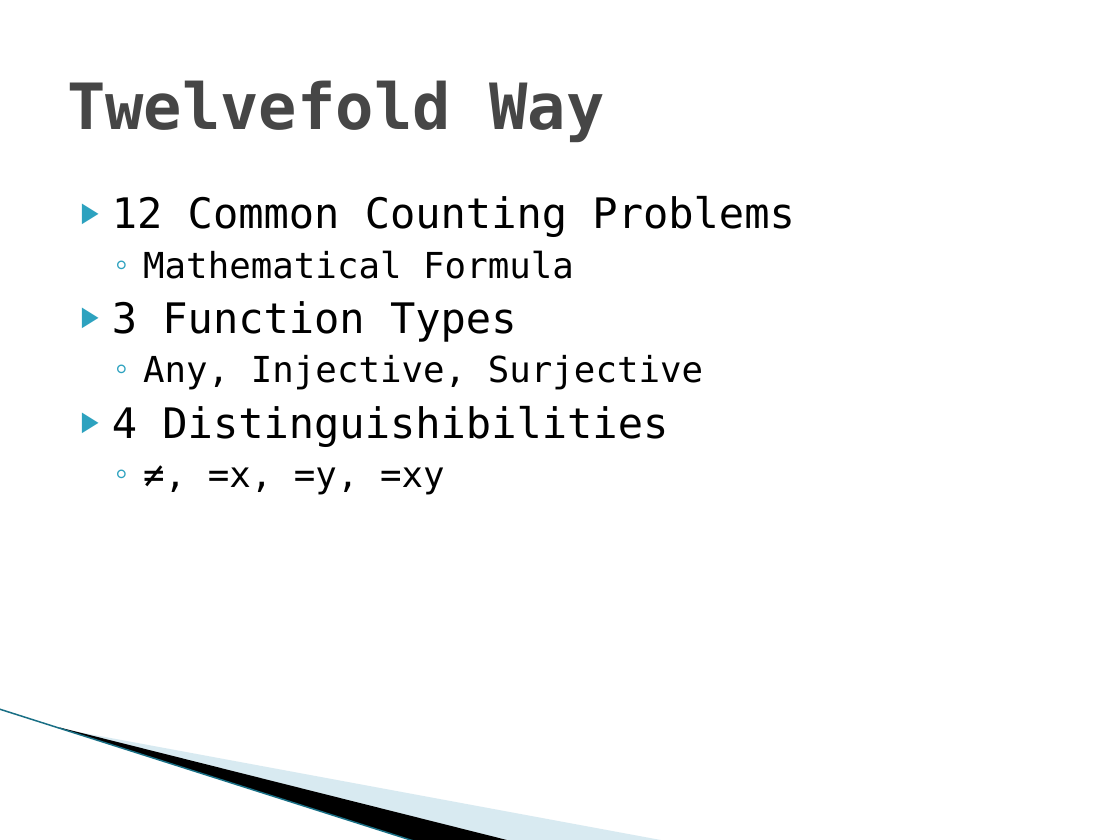
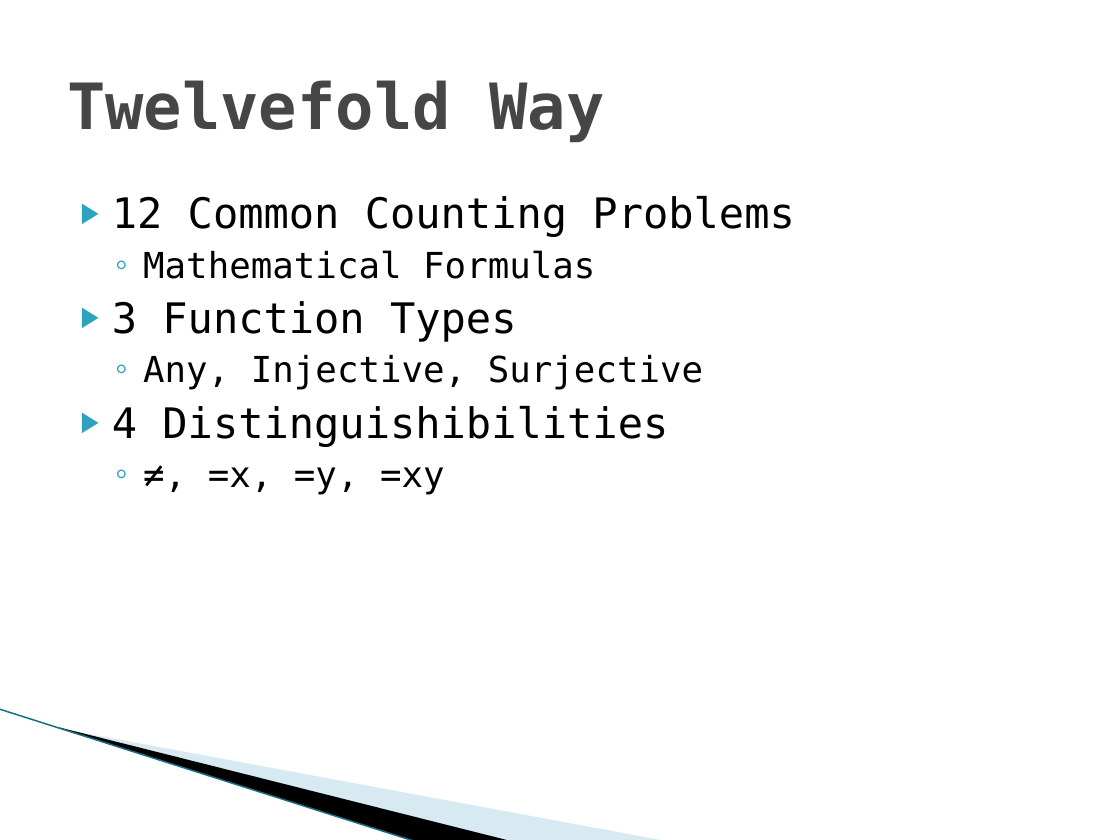
Before and after one commit to Mickaly13X/wv_project, a slide deck: slide 7 of Presentation.pptx (slide 5 before the commit). Drawn at 1120x840 pixels with LibreOffice and Linux fonts; fonts in the diff are those of the drawing; background and template pictures are left out. Boxes give left, top, right and bottom in pixels: in the first picture for what was removed or moved away, otherwise in the second. Text is boxed around its words. In the diff, an @@ line names an element or a change of style, - is before the commit and + after.

```diff
--- a/Presentation.pptx
+++ b/Presentation.pptx
@@ text at (143,250,595,279): text changed @@
-  ◦ Mathematical Formula
+  ◦ Mathematical Formulas
```
Also in this commit, not shown: 4 other slides changed, 3 slides added, 1 other file.
